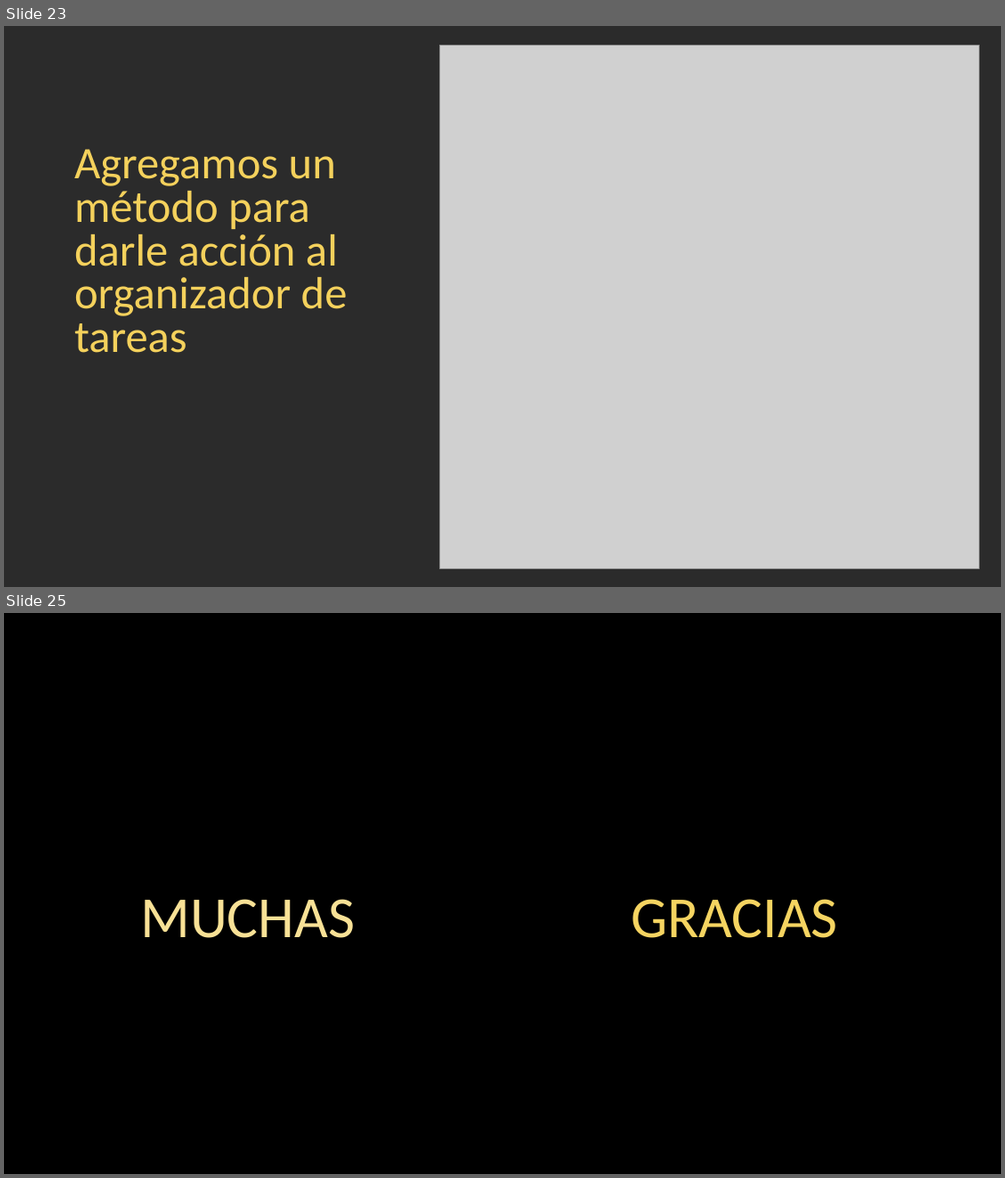
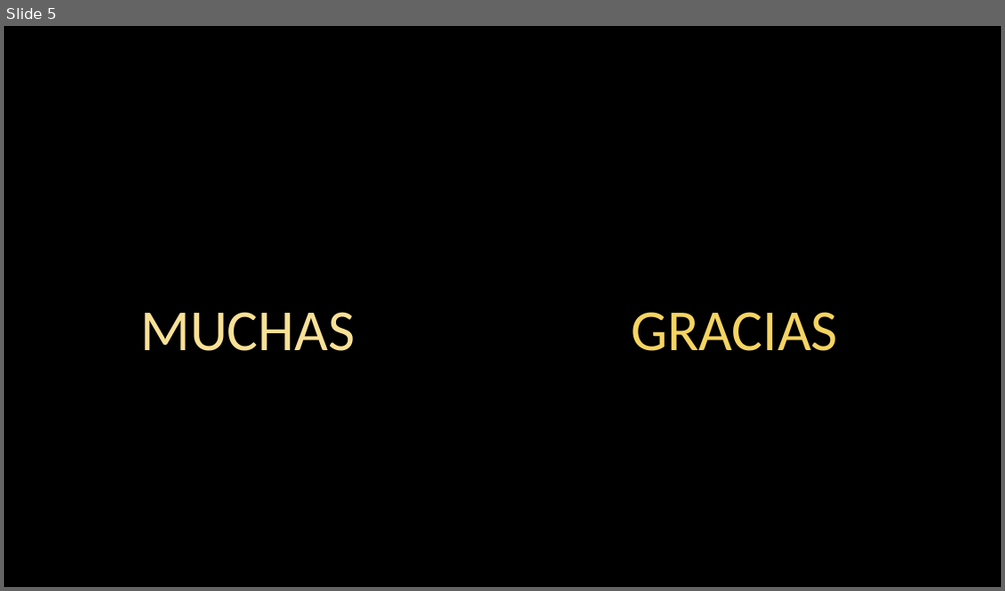
Before and after one commit to srodriguezp/.NetCore, a slide deck: 13) .Net MAUI/SQLite MAUI Blazor Híbrida (2024).pptx. Shown one above the other, each under a label of ours: slides 23 and 25 before the commit, slide 5 after it; the slides between them are not shown. The pictures are 1005x1178 and 1005x591 pixels, drawn with LibreOffice and Linux fonts; fonts in the diff are those of the drawing; grey boxes stand for pictures; background and template pictures are left out; a plain dark background stands for a picture behind light text. Boxes give left, top, right and bottom in pixels: in the first picture for what was removed or moved away, otherwise in the second. Text is boxed around its words. In the diff, an @@ line names an element or a change of style, - is before the commit and + after.

```diff
--- a/13) .Net MAUI/SQLite MAUI Blazor Híbrida (2024).pptx
+++ b/13) .Net MAUI/SQLite MAUI Blazor Híbrida (2024).pptx
@@ slide 23 removed at <box>4,26,1001,587</box>, background picture (left out) @@
@@ picture removed at <box>439,45,979,568</box> @@
@@ text removed at <box>74,149,348,353</box> @@
-Agregamos un método para darle acción al organizador de tareas
@@ what was slide 25 is now slide 5 @@
```
Also in this commit, not shown: 1 slide changed, 3 slides added, 22 other slides removed, 44 other files.
